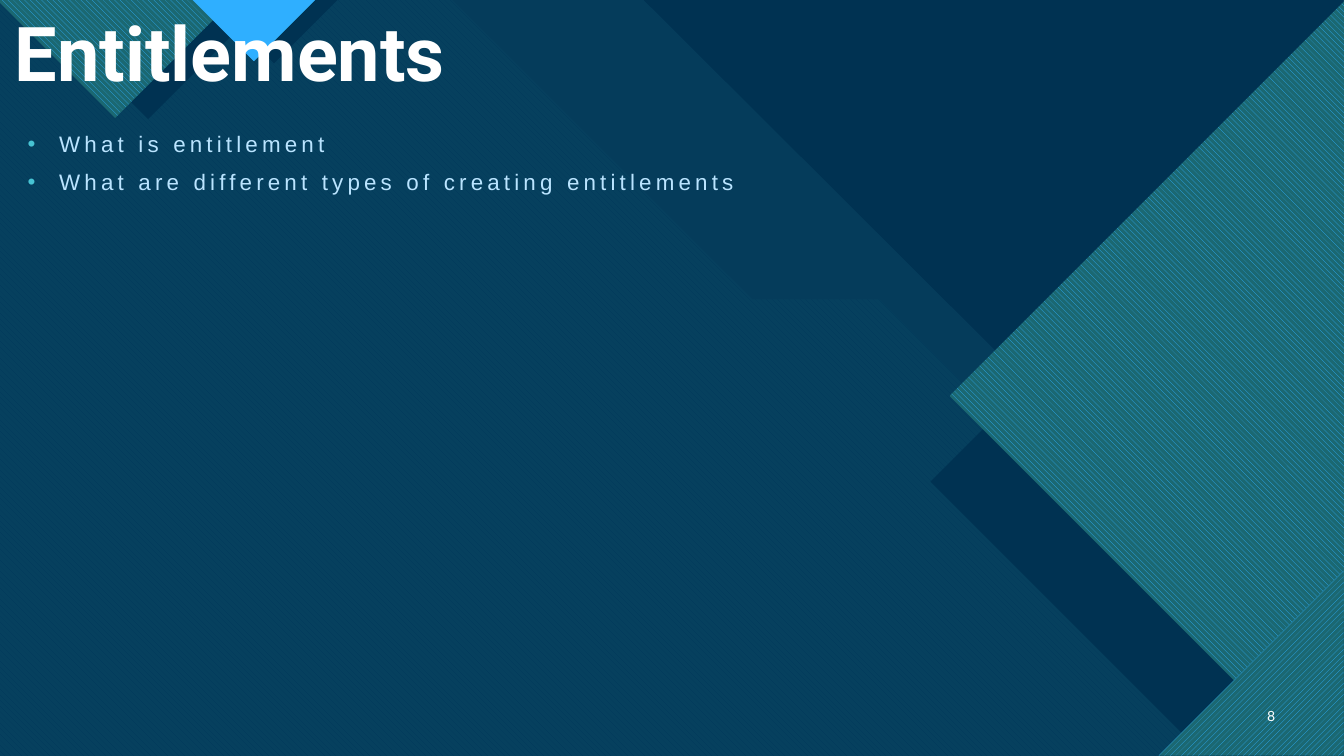
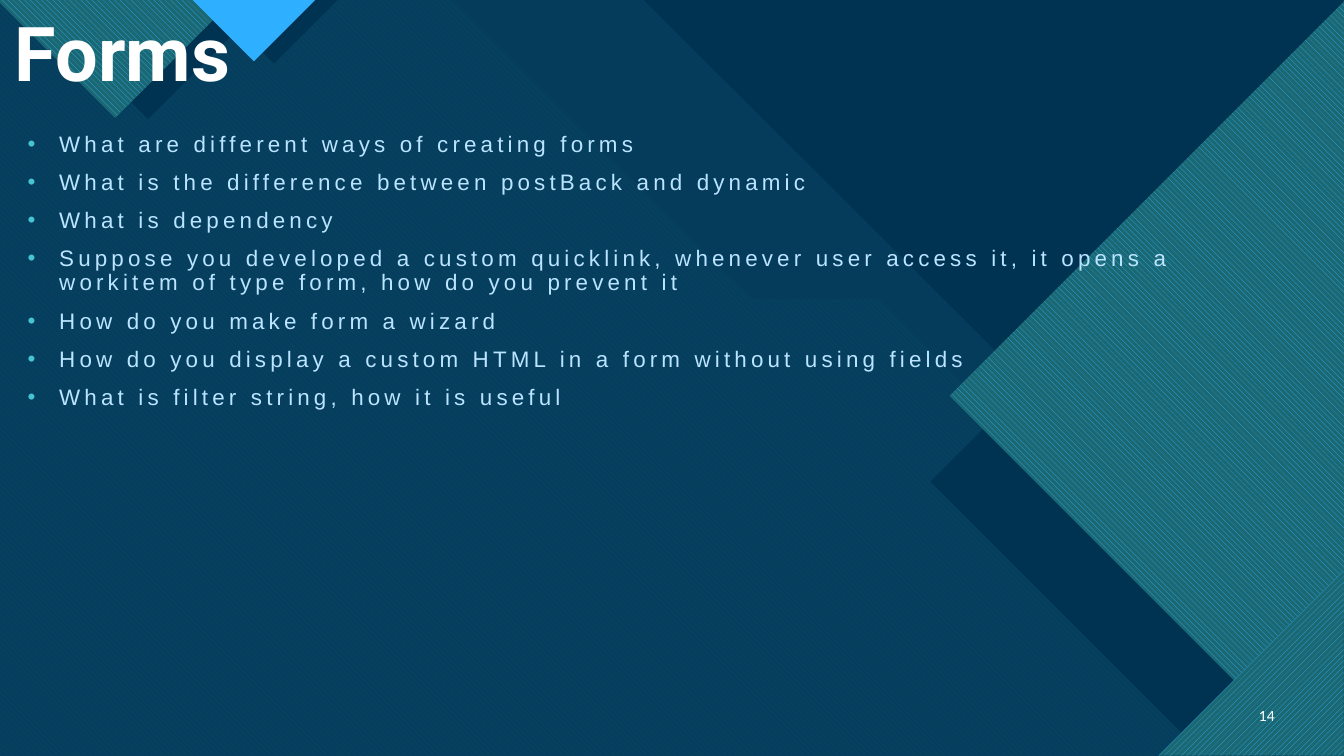
Before and after one commit to MVKR7/SailPoint-IIQ, a slide deck: slide 14 of Content/SailPoint_IdentityIQ_Interview_Questions.pptx (slide 8 before the commit). Drawn at 1344x756 pixels with LibreOffice and Linux fonts; fonts in the diff are those of the drawing. Boxes give left, top, right and bottom in pixels: in the first picture for what was removed or moved away, otherwise in the second. Text is boxed around its words. In the diff, an @@ line names an element or a change of style, - is before the commit and + after.

```diff
--- a/Content/SailPoint_IdentityIQ_Interview_Questions.pptx
+++ b/Content/SailPoint_IdentityIQ_Interview_Questions.pptx
@@ title at bbox=[15, 12, 230, 99]: text changed @@
-Entitlements
+Forms
@@ text at bbox=[59, 136, 1166, 410]: text changed @@
-• What is entitlement
-• What are different types of creating entitlements
+• What are different ways of creating forms
+• What is the difference between postBack and dynamic
+• What is dependency
+• Suppose you developed a custom quicklink, whenever user access it, it opens a workitem of type form, how do you prevent it
+• How do you make form a wizard
+• How do you display a custom HTML in a form without using fields
+• What is filter string, how it is useful
@@ page number at bbox=[1259, 709, 1275, 725]: text changed @@
-8
+14
```
Also in this commit, not shown: 8 other slides changed, 1 slide added, 3 other files.
